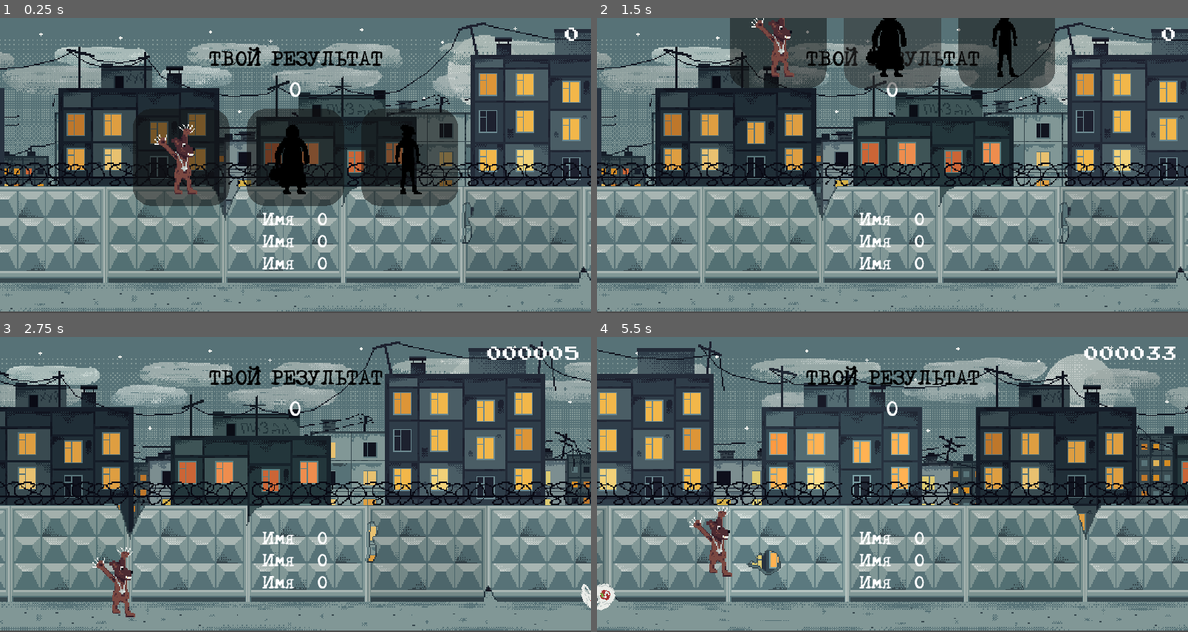
Above: before the commit, frames 1-4 (two rows, left to right).
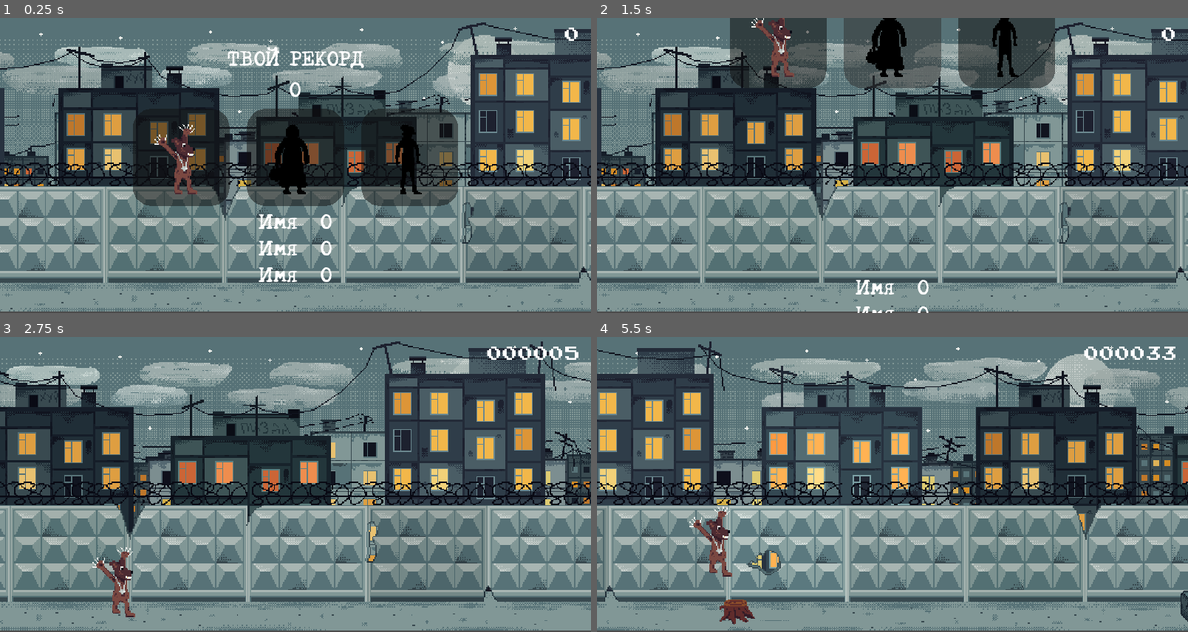
Above: after the commit, the same moments.

Repository: drxwat/godot-runner-yopta
Game: Godot game, scene res://game/Game.tscn
Same seed, same stepped clock (60 frames per second), same inputs: the game is played once before the commit and once after it.
Inputs (mouse positions are in pixels of both pictures, inside the frame that each line leads up to):
- Up to frame 1 (0.25 s): no input
- Up to frame 2 (1.5 s): tap Enter at 0.5 s; move the mouse to (780, 156) at 0.52 s; click (780, 156) at 0.67 s; tap Space (jump) at 0.77 s; move the mouse to (892, 100) at 1.27 s; click (892, 100) at 1.42 s
- Up to frame 3 (2.75 s): tap Space (jump) at 1.52 s; move the mouse to (354, 419) at 2.02 s; click (354, 419) at 2.17 s
- Up to frame 4 (5.5 s): move the mouse to (862, 543) at 2.77 s; click (862, 543) at 2.92 s; tap Space (jump) at 3.02, 3.77, 4.52 s; move the mouse to (1069, 528) at 3.52 s; click (1069, 528) at 3.67 s; move the mouse to (715, 440) at 4.27 s; click (715, 440) at 4.42 s; move the mouse to (922, 484) at 5.02 s; click (922, 484) at 5.17 s

The runs differ from the first frame. In frame 1, 2.0% of the frame differs, in the area x 35-65%, y 9-90%; in frame 2, 1.4%; in frame 3, 1.3%; in frame 4, 1.9%.

Commit message:
very old changed I dont know what exactly

Diff:
--- a/core/Globals.gd
+++ b/core/Globals.gd
@@ -10,7 +10,7 @@
 
 var _rng := RandomNumberGenerator.new()
 var max_points := 0
-var is_game_started := false
+
 
 func _ready() -> void:
 	_rng.randomize()
--- a/core/YSDK.gd
+++ b/core/YSDK.gd
@@ -1,8 +1,10 @@
 extends Node
 
 var window := JavaScript.get_interface("window")
+var document = JavaScript.get_interface("document")
 
 var init_SDK_callback = JavaScript.create_callback(self, "init_SDK")
+var toggle_audio_callback = JavaScript.create_callback(self, "toggle_audio")
 
 var player_info = {
 	"name": "",
@@ -13,8 +15,16 @@
 
 func _ready() -> void:
 	if window:
-		print("Initializing SDK")
-		window.initSDK(init_SDK_callback)
+#		print("Initializing SDK")
+#		window.initSDK(init_SDK_callback)
+		print("READY")
+#		window.toggleMusic()
+		print(document)
+		document.onvisibilitychange = toggle_audio_callback
+#		window.add_event_listener("visibilitychange", toggle_audio_callback)
+
+func toggle_audio(event):
+	AudioPlayer.turn_music(document.visibilityState == "visible")
 
 func init_SDK(args):
 	print(args)
--- a/game/Game.gd
+++ b/game/Game.gd
@@ -3,8 +3,11 @@
 const OBSTACLE_POS_Y := 250.0
 const ACCELERATION := 25
 const POINTS_CHECKPOINT := 100
+const OBSTACLE_GEN_PERTIOD := 2.5
+const OBSTACLE_GEN_DEVIATION = 0.6
 
 var character_scene := preload("res://game/character/Character.tscn")
+var game_over_scene := preload("res://ui/game_over/GameOver.tscn")
 
 var obstacles := [
 	preload("res://game/obstacles/block/Block.tscn"),
@@ -16,12 +19,16 @@
 var screen_width := 512.0
 var points := 0.0
 var next_checkpoint = POINTS_CHECKPOINT
+var is_game_started := false
+var character_type
+var time_to_gen_next_obstacle := 0.0
 
 onready var character: Node2D
 onready var hud := $CanvasLayer/HUD
 onready var floor_collision := $Floor
 onready var tween := $Tween
 onready var start_game_position := $StartGamePosition
+onready var ui_root := $CanvasLayer
 
 func _ready() -> void:
 	screen_width = get_viewport_rect().size.x
@@ -30,23 +37,25 @@
 	Globals.connect("character_selected", self, "spawn_character")
 
 func _process(delta: float) -> void:
-	if not Globals.is_game_started:
+	if not is_game_started:
 		return
 	points += delta * 10
+	time_to_gen_next_obstacle -= delta
 	hud.set_points(floor(points))
 	if points > next_checkpoint:
 		next_checkpoint += POINTS_CHECKPOINT
 		character.speed += ACCELERATION
-	if  character.global_position.x > distance_to_next_obstacle:
+	if time_to_gen_next_obstacle <= 0:
 		generate_obstacle()
 
 func generate_obstacle():
-	distance_to_next_obstacle = character.global_position.x + screen_width
+	time_to_gen_next_obstacle = OBSTACLE_GEN_PERTIOD + Globals._rng.randf_range(-OBSTACLE_GEN_DEVIATION, OBSTACLE_GEN_DEVIATION)
 	var obstacle_node = obstacles[Globals._rng.randi_range(0, obstacles.size() - 1)].instance()
 	obstacle_node.position = Vector2(character.global_position.x + screen_width, OBSTACLE_POS_Y)
 	add_child(obstacle_node)
 
-func spawn_character(character_type: int):
+func spawn_character(_character_type: int):
+	character_type = _character_type
 	yield(get_tree().create_timer(Globals.UI_AMINATION_DURATION), "timeout")
 	character = character_scene.instance()
 	character.set_character_type(character_type)
@@ -60,10 +69,14 @@
 	Globals.emit_signal("game_started")
 
 func start_game():
-	Globals.is_game_started = true
+	is_game_started = true
 	distance_to_next_obstacle += character.global_position.x
 	points = 0
 
 func game_over():
+	is_game_started = false
+	var game_over_overlay = game_over_scene.instance()
+	ui_root.add_child(game_over_overlay)
 	Ysdk.update_player_score(points)
 	points = 0.0
+	get_tree().paused = true
--- a/game/Game.tscn
+++ b/game/Game.tscn
@@ -11,10 +11,10 @@
 [ext_resource path="res://assets/parallax/layer_3_moon.png" type="Texture" id=9]
 [ext_resource path="res://game/Game.gd" type="Script" id=10]
 [ext_resource path="res://game/floor/Floor.tscn" type="PackedScene" id=12]
-[ext_resource path="res://game/hud/HUD.tscn" type="PackedScene" id=13]
-[ext_resource path="res://game/main_ui/MainUI.tscn" type="PackedScene" id=14]
+[ext_resource path="res://ui/hud/HUD.tscn" type="PackedScene" id=13]
+[ext_resource path="res://ui/main_ui/MainUI.tscn" type="PackedScene" id=14]
 
-[node name="Game" type="Node2D"]
+[node name="Game" type="Node2D" groups=["game"]]
 script = ExtResource( 10 )
 
 [node name="CanvasLayer" type="CanvasLayer" parent="."]
--- /dev/null
+++ b/game/audio_player/AudioPlayer.gd
@@ -0,0 +1,7 @@
+extends Node
+
+
+onready var music_player := $MusicPlayer
+
+func turn_music(isPlaying):
+	music_player.playing = isPlaying
--- /dev/null
+++ b/game/audio_player/AudioPlayer.tscn
@@ -0,0 +1,9 @@
+[gd_scene load_steps=2 format=2]
+
+[ext_resource path="res://game/audio_player/AudioPlayer.gd" type="Script" id=2]
+
+[node name="AudioPlayer" type="Node"]
+script = ExtResource( 2 )
+
+[node name="MusicPlayer" type="AudioStreamPlayer" parent="."]
+autoplay = true
--- a/game/character/Character.gd
+++ b/game/character/Character.gd
@@ -18,14 +18,16 @@
 	Globals.CharacterType.GOP: preload("res://game/character/GopFrames.tres"),
 }
 
+onready var animated_sprite := $AnimatedSprite
+
 func _ready() -> void:
 	gravity = 2 * max_jump_height / pow(jump_duration, 2)
 	max_jump_velocity = -sqrt(2 * gravity * max_jump_height)
 	min_jump_velocity = -sqrt(2 * gravity * min_jump_height)
 
 func _physics_process(delta: float) -> void:
-	if not Globals.is_game_started:
-		return
+#	if not Globals.is_game_started:
+#		return
 	velocity.x = speed
 	velocity.y += gravity * delta
 
--- a/game/main_ui/MainUI.gd
+++ /dev/null
@@ -1,13 +0,0 @@
-extends MarginContainer
-
-onready var tween := $Tween
-onready var character_selector := $VBoxContainer/CharacterSelectorContainer
-
-func _ready() -> void:
-#	Globals.connect("game_started", self, "remove_ui")
-	Globals.connect("character_selected", self, "remove_ui")
-
-func remove_ui(character_type: int):
-	tween.interpolate_property(character_selector, "rect_position", character_selector.rect_position,
-		Vector2(0, -120), Globals.UI_AMINATION_DURATION, Tween.TRANS_QUAD, Tween.EASE_IN_OUT)
-	tween.start()
--- a/game/main_ui/leaderboard_entry/LeaderboardEntry.tscn
+++ /dev/null
@@ -1,23 +0,0 @@
-[gd_scene load_steps=2 format=2]
-
-[ext_resource path="res://game/main_ui/leaderboard_entry/LeaderboardEntryFont.tres" type="DynamicFont" id=1]
-
-[node name="LeaderboardEntry" type="HBoxContainer"]
-margin_right = 40.0
-margin_bottom = 40.0
-custom_constants/separation = 20
-
-[node name="Name" type="Label" parent="."]
-margin_top = 9.0
-margin_right = 29.0
-margin_bottom = 30.0
-custom_fonts/font = ExtResource( 1 )
-text = "Имя"
-
-[node name="Score" type="Label" parent="."]
-margin_left = 49.0
-margin_top = 9.0
-margin_right = 57.0
-margin_bottom = 30.0
-custom_fonts/font = ExtResource( 1 )
-text = "0"
--- a/project.godot
+++ b/project.godot
@@ -22,11 +22,12 @@
 
 config/name="YoptaRunner"
 run/main_scene="res://game/Game.tscn"
-config/icon="res://icon.png"
+config/icon="res://assets/obstacles/bag.png"
 
 [autoload]
 
 Globals="*res://core/Globals.gd"
+AudioPlayer="*res://game/audio_player/AudioPlayer.tscn"
 Ysdk="*res://core/YSDK.gd"
 
 [display]
@@ -35,9 +36,12 @@
 window/size/height=256
 window/size/test_width=1024
 window/size/test_height=512
-window/vsync/vsync_via_compositor=true
 window/stretch/mode="2d"
 window/stretch/aspect="keep_height"
+
+[gui]
+
+theme/custom="res://ui/theme.tres"
 
 [importer_defaults]
 
--- /dev/null
+++ b/ui/game_over/GameOver.tscn
@@ -0,0 +1,26 @@
+[gd_scene load_steps=3 format=2]
+
+[ext_resource path="res://assets/fonts/ds_moster.ttf" type="DynamicFontData" id=1]
+
+[sub_resource type="DynamicFont" id=1]
+size = 32
+font_data = ExtResource( 1 )
+
+[node name="GameOver" type="MarginContainer"]
+anchor_right = 1.0
+anchor_bottom = 1.0
+custom_constants/margin_right = 20
+custom_constants/margin_top = 10
+custom_constants/margin_left = 20
+custom_constants/margin_bottom = 100
+
+[node name="Label" type="Label" parent="."]
+margin_left = 20.0
+margin_top = 59.0
+margin_right = 492.0
+margin_bottom = 106.0
+custom_colors/font_color_shadow = Color( 0, 0, 0, 1 )
+custom_constants/shadow_as_outline = 2
+custom_fonts/font = SubResource( 1 )
+text = "КОНЕЦ ИГРЫ"
+align = 1
--- a/game/hud/HUD.tscn
+++ b/ui/hud/HUD.tscn
@@ -1,18 +1,14 @@
-[gd_scene load_steps=5 format=2]
+[gd_scene load_steps=4 format=2]
 
 [ext_resource path="res://assets/fonts/joystix monospace.ttf" type="DynamicFontData" id=1]
-[ext_resource path="res://game/hud/HUD.gd" type="Script" id=2]
+[ext_resource path="res://ui/hud/HUD.gd" type="Script" id=2]
 
 [sub_resource type="DynamicFont" id=1]
 font_data = ExtResource( 1 )
 
-[sub_resource type="Theme" id=2]
-default_font = SubResource( 1 )
-
 [node name="HUD" type="MarginContainer"]
 anchor_right = 1.0
 anchor_bottom = 1.0
-theme = SubResource( 2 )
 custom_constants/margin_right = 10
 custom_constants/margin_top = 5
 custom_constants/margin_left = 10
@@ -34,4 +30,5 @@
 margin_left = 479.0
 margin_right = 492.0
 margin_bottom = 20.0
+custom_fonts/font = SubResource( 1 )
 text = "0"
--- /dev/null
+++ b/ui/leader_board/LeaderBoard.tscn
@@ -0,0 +1,30 @@
+[gd_scene load_steps=2 format=2]
+
+[ext_resource path="res://assets/ui/paper_bg.png" type="Texture" id=1]
+
+[node name="LeaderBoard" type="Control"]
+pause_mode = 2
+anchor_right = 1.0
+anchor_bottom = 1.0
+
+[node name="TextureRect" type="TextureRect" parent="."]
+anchor_right = 1.0
+anchor_bottom = 1.0
+texture = ExtResource( 1 )
+
+[node name="MarginContainer" type="MarginContainer" parent="."]
+margin_right = 40.0
+margin_bottom = 40.0
+custom_constants/margin_right = 20
+custom_constants/margin_top = 10
+custom_constants/margin_left = 20
+custom_constants/margin_bottom = 10
+
+[node name="VBoxContainer" type="VBoxContainer" parent="MarginContainer"]
+margin_left = 20.0
+margin_top = 10.0
+margin_right = 20.0
+margin_bottom = 34.0
+
+[node name="Label" type="Label" parent="MarginContainer/VBoxContainer"]
+margin_bottom = 24.0
--- /dev/null
+++ b/ui/main_ui/MainUI.gd
@@ -0,0 +1,22 @@
+extends MarginContainer
+
+onready var tween := $Tween
+onready var character_selector := $VBoxContainer/CharacterSelectorContainer
+onready var top_score := $VBoxContainer/TOPScore
+onready var mini_leaderboard := $VBoxContainer/MiniLeaderboard
+
+func _ready() -> void:
+	Globals.connect("character_selected", self, "remove_ui")
+
+func remove_ui(character_type: int):
+	tween.interpolate_property(character_selector, "rect_position", character_selector.rect_position,
+		Vector2(0, -120), Globals.UI_AMINATION_DURATION, Tween.TRANS_QUAD, Tween.EASE_IN_OUT)
+	tween.interpolate_property(top_score, "rect_position", top_score.rect_position,
+		Vector2(0, -120), Globals.UI_AMINATION_DURATION, Tween.TRANS_QUAD, Tween.EASE_IN_OUT)
+	tween.interpolate_property(mini_leaderboard, "rect_position", mini_leaderboard.rect_position,
+		Vector2(0, 240), Globals.UI_AMINATION_DURATION, Tween.TRANS_QUAD, Tween.EASE_IN_OUT)
+	tween.start()
+	yield(tween, "tween_all_completed")
+	character_selector.visible = false
+	mini_leaderboard.visible = false
+	top_score.visible = false
--- a/game/main_ui/MainUI.tscn
+++ b/ui/main_ui/MainUI.tscn
@@ -1,14 +1,10 @@
-[gd_scene load_steps=9 format=2]
+[gd_scene load_steps=7 format=2]
 
-[ext_resource path="res://game/main_ui/character_portrait/CharacterPortrait.tscn" type="PackedScene" id=1]
-[ext_resource path="res://game/main_ui/MainUI.gd" type="Script" id=2]
+[ext_resource path="res://ui/main_ui/character_portrait/CharacterPortrait.tscn" type="PackedScene" id=1]
+[ext_resource path="res://ui/main_ui/MainUI.gd" type="Script" id=2]
 [ext_resource path="res://assets/characters/babka_atlas.tres" type="Texture" id=3]
 [ext_resource path="res://assets/characters/gop_atlas.tres" type="Texture" id=4]
-[ext_resource path="res://assets/fonts/ds_moster.ttf" type="DynamicFontData" id=5]
-[ext_resource path="res://game/main_ui/leaderboard_entry/LeaderboardEntry.tscn" type="PackedScene" id=6]
-
-[sub_resource type="DynamicFont" id=2]
-font_data = ExtResource( 5 )
+[ext_resource path="res://ui/main_ui/leaderboard_entry/LeaderboardEntry.tscn" type="PackedScene" id=6]
 
 [sub_resource type="StyleBoxFlat" id=1]
 bg_color = Color( 0.188235, 0.188235, 0.188235, 0.509804 )
@@ -40,16 +36,14 @@
 [node name="Label" type="Label" parent="VBoxContainer/TOPScore"]
 margin_right = 492.0
 margin_bottom = 24.0
-custom_colors/font_color = Color( 0, 0, 0, 1 )
-custom_fonts/font = SubResource( 2 )
-text = "ТВОЙ РЕЗУЛЬТАТ"
+custom_colors/font_color = Color( 1, 1, 1, 1 )
+text = "ТВОЙ РЕКОРД"
 align = 1
 
 [node name="Label2" type="Label" parent="VBoxContainer/TOPScore"]
 margin_top = 28.0
 margin_right = 492.0
 margin_bottom = 52.0
-custom_fonts/font = SubResource( 2 )
 text = "0"
 align = 1
 
@@ -88,27 +82,27 @@
 [node name="TextureRect" parent="VBoxContainer/CharacterSelectorContainer/Character3/CenterContainer" index="0"]
 texture = ExtResource( 4 )
 
-[node name="VBoxContainer" type="VBoxContainer" parent="VBoxContainer"]
+[node name="MiniLeaderboard" type="VBoxContainer" parent="VBoxContainer"]
 margin_top = 144.0
 margin_right = 492.0
-margin_bottom = 207.0
+margin_bottom = 216.0
 custom_constants/separation = 0
 
-[node name="LeaderboardEntry" parent="VBoxContainer/VBoxContainer" instance=ExtResource( 6 )]
+[node name="LeaderboardEntry" parent="VBoxContainer/MiniLeaderboard" instance=ExtResource( 6 )]
 margin_right = 492.0
-margin_bottom = 21.0
+margin_bottom = 24.0
 alignment = 1
 
-[node name="LeaderboardEntry2" parent="VBoxContainer/VBoxContainer" instance=ExtResource( 6 )]
-margin_top = 21.0
+[node name="LeaderboardEntry2" parent="VBoxContainer/MiniLeaderboard" instance=ExtResource( 6 )]
+margin_top = 24.0
 margin_right = 492.0
-margin_bottom = 42.0
+margin_bottom = 48.0
 alignment = 1
 
-[node name="LeaderboardEntry3" parent="VBoxContainer/VBoxContainer" instance=ExtResource( 6 )]
-margin_top = 42.0
+[node name="LeaderboardEntry3" parent="VBoxContainer/MiniLeaderboard" instance=ExtResource( 6 )]
+margin_top = 48.0
 margin_right = 492.0
-margin_bottom = 63.0
+margin_bottom = 72.0
 alignment = 1
 
 [node name="Tween" type="Tween" parent="."]
--- a/game/main_ui/character_portrait/CharacterPortrait.gd
+++ b/ui/main_ui/character_portrait/CharacterPortrait.gd
@@ -20,7 +20,9 @@
 
 
 func _on_CharacterPortrait_gui_input(event: InputEvent) -> void:
-
+	var game = get_tree().get_nodes_in_group("game")[0]
+	if game.character_type != null:
+		return
 	var is_selected = (event is InputEventMouseButton and event.pressed) or event.is_action_pressed("jump")
 	if is_selected and not is_locked():
 		Globals.emit_signal("character_selected", character_type)
--- a/game/main_ui/character_portrait/CharacterPortrait.tscn
+++ b/ui/main_ui/character_portrait/CharacterPortrait.tscn
@@ -1,7 +1,7 @@
 [gd_scene load_steps=4 format=2]
 
 [ext_resource path="res://assets/characters/bear_atlas.tres" type="Texture" id=1]
-[ext_resource path="res://game/main_ui/character_portrait/CharacterPortrait.gd" type="Script" id=2]
+[ext_resource path="res://ui/main_ui/character_portrait/CharacterPortrait.gd" type="Script" id=2]
 
 [sub_resource type="StyleBoxFlat" id=1]
 bg_color = Color( 0.188235, 0.188235, 0.188235, 0.509804 )
--- /dev/null
+++ b/ui/main_ui/leaderboard_entry/LeaderboardEntry.tscn
@@ -0,0 +1,18 @@
+[gd_scene format=2]
+
+[node name="LeaderboardEntry" type="HBoxContainer"]
+margin_right = 40.0
+margin_bottom = 40.0
+custom_constants/separation = 20
+
+[node name="Name" type="Label" parent="."]
+margin_top = 13.0
+margin_bottom = 27.0
+text = "Имя"
+
+[node name="Score" type="Label" parent="."]
+margin_left = 20.0
+margin_top = 13.0
+margin_right = 28.0
+margin_bottom = 27.0
+text = "0"
--- /dev/null
+++ b/ui/theme.tres
@@ -0,0 +1,9 @@
+[gd_resource type="Theme" load_steps=3 format=2]
+
+[ext_resource path="res://assets/fonts/ds_moster.ttf" type="DynamicFontData" id=1]
+
+[sub_resource type="DynamicFont" id=2]
+font_data = ExtResource( 1 )
+
+[resource]
+default_font = SubResource( 2 )
Not shown, added: assets/audio/2019-12-11_-_Retro_Platforming_-_David_Fesliyan.ogg.import
Renamed: game/hud/HUD.gd -> ui/hud/HUD.gd
Renamed: game/main_ui/leaderboard_entry/LeaderboardEntryFont.tres -> ui/main_ui/leaderboard_entry/LeaderboardEntryFont.tres
Not shown, added: assets/audio/2019-12-11_-_Retro_Platforming_-_David_Fesliyan.ogg
